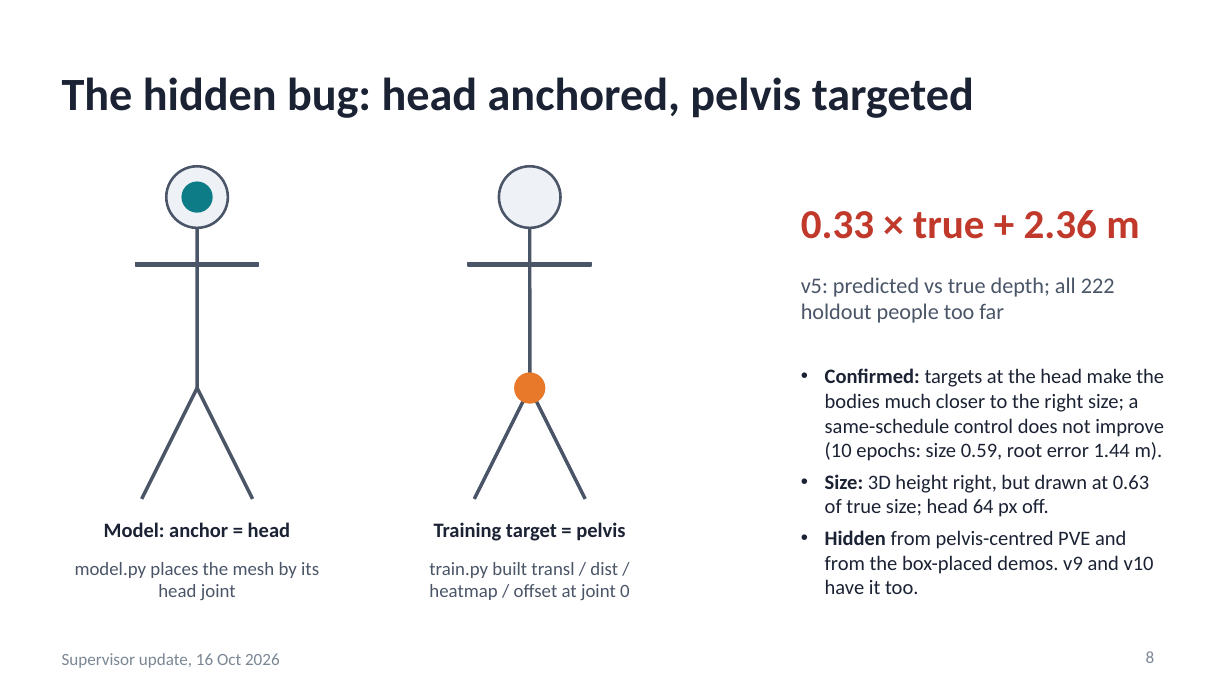
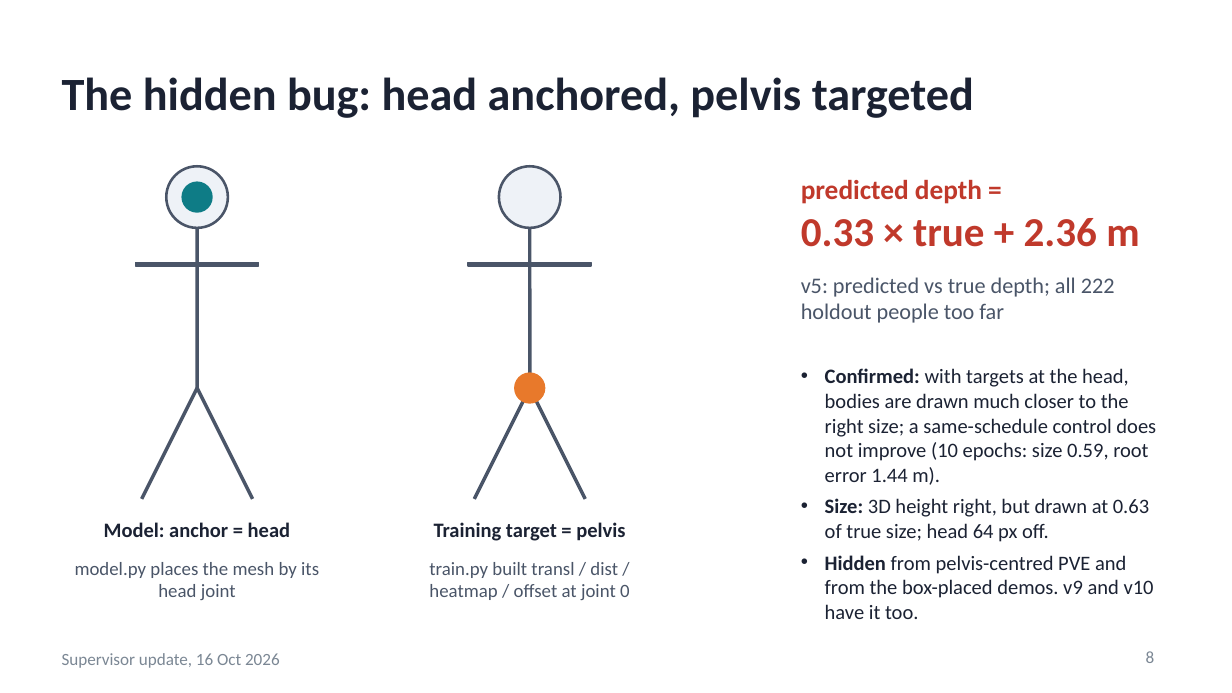
Before and after one commit to saadnajib/Multi-Person-Whole-Body-Human-Mesh-Recovery-in-a-Single-Shot-with-Annyone-dataset-and-3dpw-dataset, a slide deck: slide 8 of docs/supervisor_update_2026-10-16.pptx. Drawn at 1232x693 pixels with LibreOffice and Linux fonts; fonts in the diff are those of the drawing. Boxes give left, top, right and bottom in pixels: in the first picture for what was removed or moved away, otherwise in the second. Text is boxed around its words. In the diff, an @@ line names an element or a change of style, - is before the commit and + after.

```diff
--- a/docs/supervisor_update_2026-10-16.pptx
+++ b/docs/supervisor_update_2026-10-16.pptx
@@ text "predicted depth =" at [801, 180, 1139, 247]: vertical alignment middle to top @@
@@ text at [801, 180, 982, 204]: paragraph added @@
+predicted depth =
@@ text at [825, 368, 1156, 485]: text changed @@
-• Confirmed: targets at the head make the bodies much closer to the right size; a same-schedule control does not improve (10 epochs: size 0.59, root error 1.44 m).
+• Confirmed: with targets at the head, bodies are drawn much closer to the right size; a same-schedule control does not improve (10 epochs: size 0.59, root error 1.44 m).
```
Also in this commit, not shown: 11 other slides changed, 1 other file.
